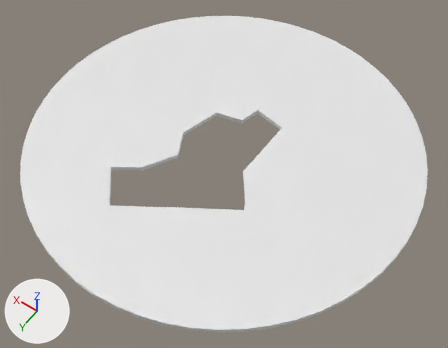
An edit to the FBX model Assets/ring3.FBX, drawn before and after from the same camera.
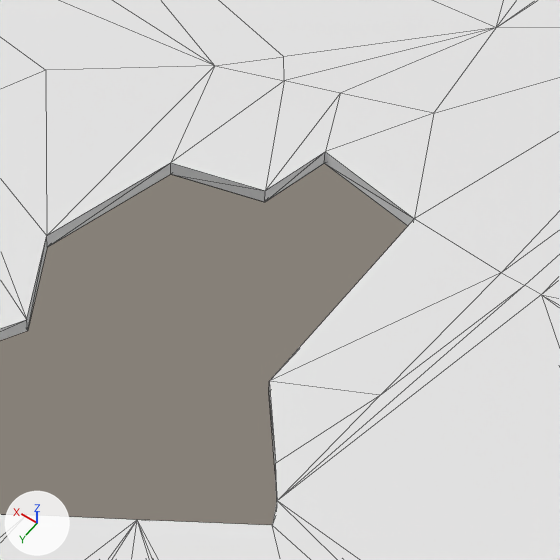
Each version appears first whole from a camera (50 mm lens) standing at (-4.29, 6.01, 8.57) and looking at (-0.26, 0.36, -0.31), and next in a close-up on the part from 38% to 72% of the width and 20% to 63% of the height. The lights are fixed; the arrows at lower left show +X, +Y and +Z. The close-ups show mesh edges as thin lines. Where no turn or scale is listed for an object, it has been applied to the vertices.

The first close-up shows 'ring_3'.
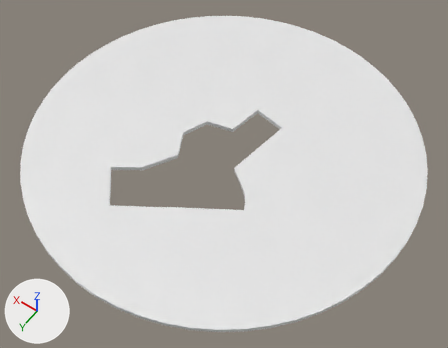
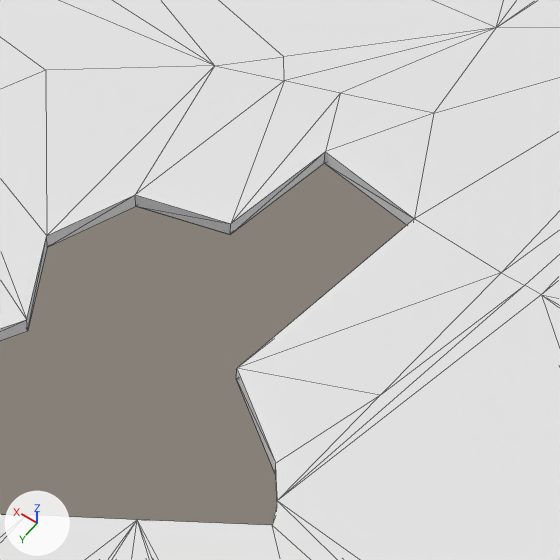
Commit message: updated rings

Boxes (x1, y1, x2, y2) around the edits, measured in the close-ups (560 x 560 px; the box of a moved part takes in the faces that stretch with it):
part 1 of me_mesh, moved or reshaped
    both: (47, 66, 340, 247)
part 2 of me_mesh, moved or reshaped
    before: (269, 219, 501, 468)
    after: (237, 219, 501, 472)

Patch to the scene script:
```diff
--- a/Assets/ring3.FBX.py
+++ b/Assets/ring3.FBX.py
@@ me_mesh @@
 me_mesh.from_pydata(...)  # 272 vertices, 448 faces; spans x -3.61..3.61, y -3.6..3.6, z 0.08..0.16
 # used by ob_ring_3; location = (0.0, 0.0, -0.084)
 # before: 80 (0.53, -0.51, 0.08) at pixel (170, 174), 109 (0.03, -0.62, 0.08) at pixel (264, 202), 201 (0.53, -0.51, 0.16) at pixel (170, 162), 202 (0.03, -0.62, 0.16) at pixel (265, 190), 248 (0.53, -0.51, 0.08) at pixel (170, 174)
 # before: 88 (-0.67, 0.36, 0.08) at pixel (268, 392), 205 (-0.67, 0.36, 0.16) at pixel (269, 381), 253 (-0.67, 0.36, 0.08) at pixel (268, 391)
+# me_mesh part 1
+for i in [80, 109, 201, 202, 248]: me_mesh.vertices[i].co += Vector((0.01, 0.28, 0.0))
+# me_mesh part 2
+for i in [88, 205, 253]: me_mesh.vertices[i].co += Vector((0.17, 0.03, 0.0))
```
